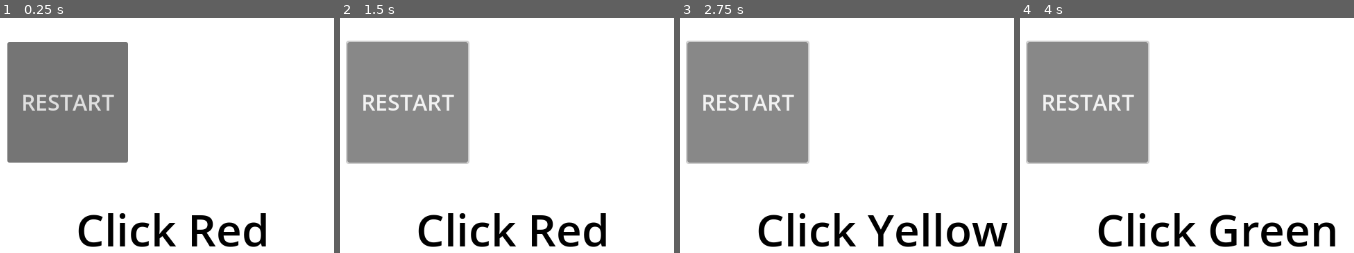
Above: before the commit, frames 1-4 (left to right).
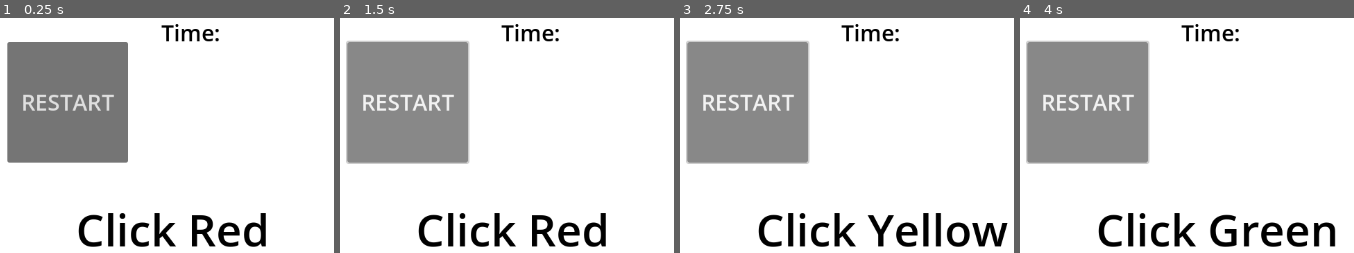
Above: after the commit, the same moments.

Repository: BKZeigler/CPSC362Platformer
Game: Godot game, scene res://scenes/level1s.tscn
Two runs of this game, one before a commit and one after it. Both use one fixed random seed, a clock stepped at 60 frames per second and the inputs below. This scene is started directly instead of the project's main scene.
Inputs:
- Up to frame 1 (0.25 s): no input
- Up to frame 2 (1.5 s): click "RESTART" at 0.5 s; click "RESTART" at 1.25 s
- Up to frame 3 (2.75 s): click "RESTART" at 2 s
- Up to frame 4 (4 s): tap Enter at 2.75 s; tap Space at 3.5 s

The runs differ from the first frame. In frame 1, 0.6% of the frame differs, in the area x 48-66%, y 2-11%; in frame 2, 0.6%; in frame 3, 0.6%; in frame 4, 0.6%.

Commit message:
Assign x-axis and y-axis location to timer title

Diff:
--- a/scenes/level1s.tscn
+++ b/scenes/level1s.tscn
@@ -62,10 +62,16 @@
 theme_override_styles/normal = SubResource("StyleBoxFlat_qey8t")
 
 [node name="click count" type="Label" parent="ColorRect"]
+layout_mode = 0
 offset_right = 40.0
 offset_bottom = 23.0
 
 [node name="timer title" type="Label" parent="ColorRect"]
 layout_mode = 0
-offset_right = 40.0
-offset_bottom = 23.0
+offset_left = 273.0
+offset_top = 29.0
+offset_right = 358.0
+offset_bottom = 74.0
+theme_override_colors/font_color = Color(0, 0, 0, 1)
+theme_override_font_sizes/font_size = 32
+text = "Time:"
